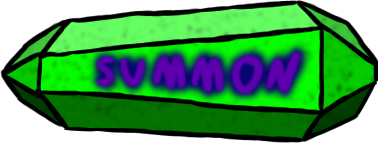
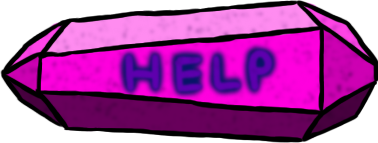
Before/after of a 378×143 layered artwork. What changed in the layer stack:
added layer "Layer 19" above "Layer 20" over [122, 47, 276, 95]
added layer "Layer 20" above "Layer 17" over [115, 41, 282, 101]
hid "Layer 17" over [94, 49, 304, 97]
hid "Layer 18" over [86, 39, 314, 106]
added layer "Layer 3 copy 5" above "Layer 3 copy 4" over [5, 1, 377, 140]
hid "Layer 3 copy" over [5, 1, 377, 140]
hid "Layer 3" over [5, 1, 377, 140]
